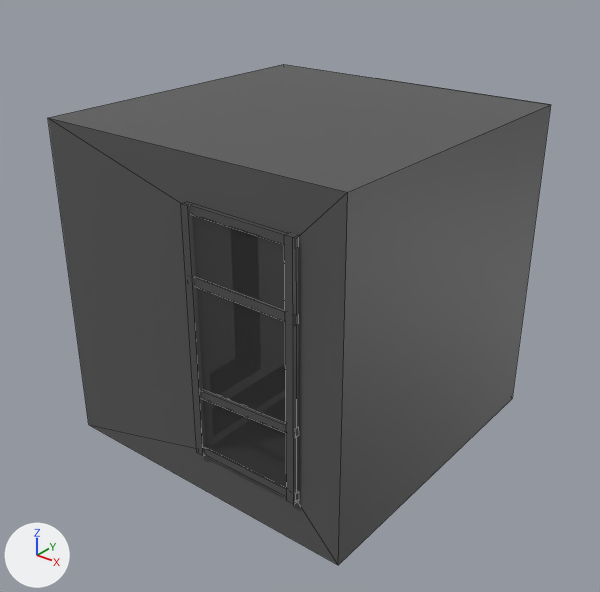
A saved change to the FBX model Content/Meshes/Foreground/Avant_Blocos.fbx.
Rendered twice from a 50 mm camera at (5.91, -4.12, 4.92) aimed at (1.39, 1.53, 1.42). Arrows for +X, +Y and +Z are at lower left; the lights stay in place. Mesh edges are drawn as thin lines. Where no turn or scale is listed for an object, it has been applied to the vertices.

In view in the first picture: 'Avant_Blocos'.
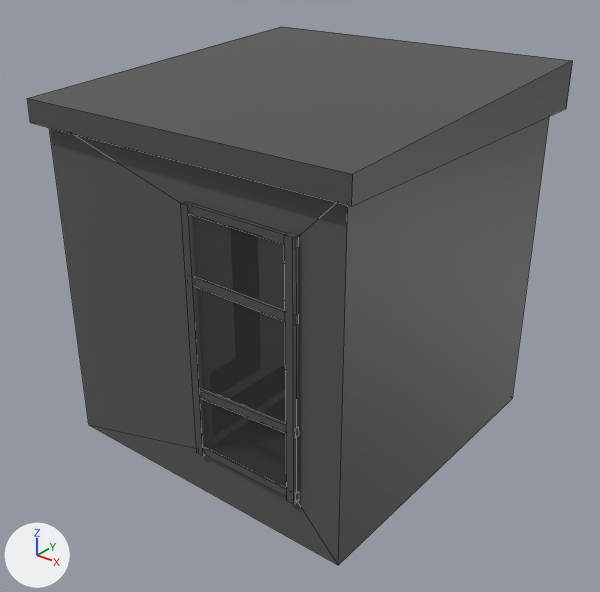
What differs and where, as boxes [x1, y1, x2, y2] in the pictures (600 x 592 px):
'Avant_Blocos', reshaped (9% wider, 8% taller): before [48, 64, 551, 565]; after [27, 26, 573, 565]
part 1 of me_cube_086, built on: after [27, 26, 573, 206]

The change in detail:
me_cube_086 is used by ob_avant_blocos; location (1.43, 1.57, 1.65).
me_cube_086 had 211 vertices, 161 faces and spanned x -1.56..1.56, y -1.61..2.17, z -1.58..1.56.
me_cube_086 now has 218 vertices, 167 faces and spans x -1.66..1.66, y -1.66..2.17, z -1.58..1.94.
Part 1, on me_cube_086:
1 vertex is removed from x -0.34, y 1.56, z 1.56.
3 faces are deleted.
8 vertices are added at x -1.66..1.66, y -1.66..1.66, z 1.52..1.94.
3 new faces join them, mat_grisb (dark grey #565656).
6 new faces join them, mat_gris_foncé (dark grey #4f4f4f).
